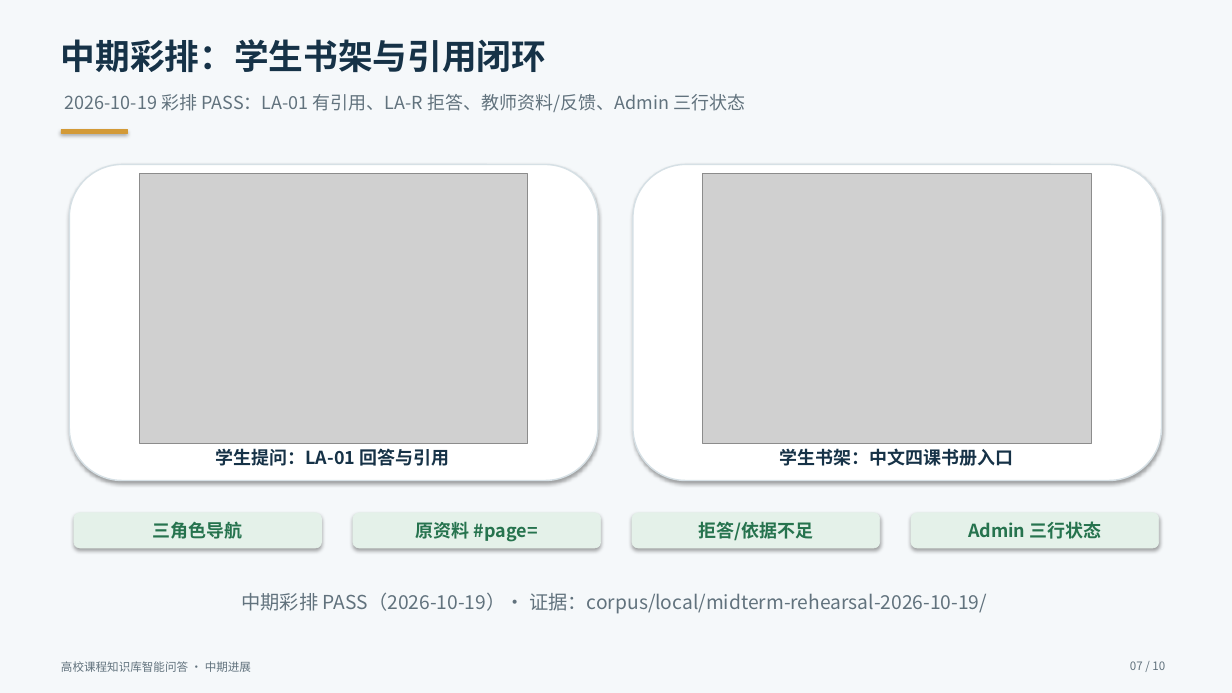
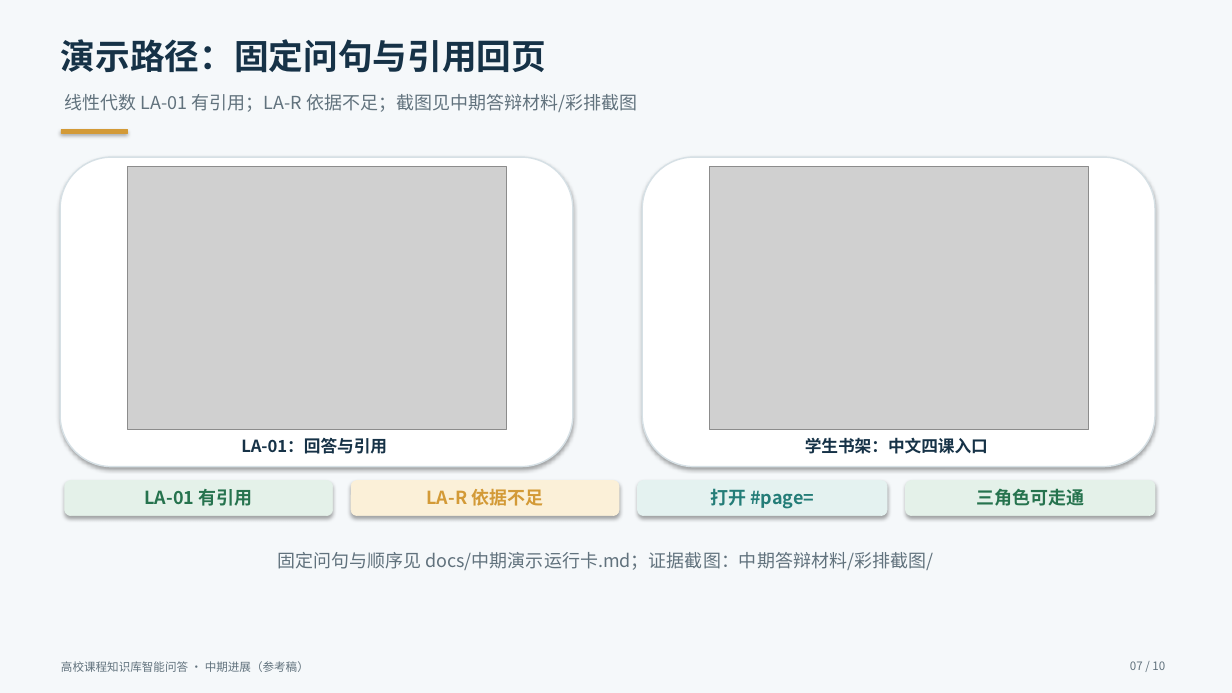
Before and after one commit to lhs1695/univ-course-rag, a slide deck: slide 7 of 中期答辩材料/汇报PPT/中期汇报-v5.pptx. Drawn at 1232x693 pixels with LibreOffice and Linux fonts; fonts in the diff are those of the drawing; grey boxes stand for pictures. Boxes give left, top, right and bottom in pixels: in the first picture for what was removed or moved away, otherwise in the second. Text is boxed around its words. In the diff, an @@ line names an element or a change of style, - is before the commit and + after.

```diff
--- a/中期答辩材料/汇报PPT/中期汇报-v5.pptx
+++ b/中期答辩材料/汇报PPT/中期汇报-v5.pptx
@@ text at [61, 39, 546, 73]: text changed @@
-中期彩排：学生书架与引用闭环
+演示路径：固定问句与引用回页
@@ text at [65, 94, 637, 112]: text changed @@
-2026-10-19 彩排 PASS：LA-01 有引用、LA-R 拒答、教师资料/反馈、Admin 三行状态
+线性代数 LA-01 有引用；LA-R 依据不足；截图见中期答辩材料/彩排截图
@@ rounded rectangle: place and size @@
-rounded rectangle at [69, 165, 598, 481]
+rounded rectangle at [60, 157, 573, 467]
@@ picture: place and size @@
-picture at [140, 174, 528, 444]
+picture at [128, 166, 506, 430]
@@ rounded rectangle: place and size @@
-rounded rectangle at [633, 165, 1162, 481]
+rounded rectangle at [642, 157, 1155, 467]
@@ picture: place and size @@
-picture at [703, 174, 1092, 444]
+picture at [710, 166, 1089, 430]
@@ text at [241, 438, 387, 454]: text changed; size 14 to 13 pt @@
-学生提问：LA-01 回答与引用
+LA-01：回答与引用
@@ text at [805, 437, 988, 454]: text changed; size 14 to 13 pt @@
-学生书架：中文四课书册入口
+学生书架：中文四课入口
@@ rounded rectangle: place and size @@
-rounded rectangle at [74, 513, 322, 548]
+rounded rectangle at [65, 481, 333, 516]
@@ text at [145, 489, 253, 506]: text changed @@
-三角色导航
+LA-01 有引用
@@ rounded rectangle: place and size @@
-rounded rectangle at [353, 513, 601, 548]
+rounded rectangle at [351, 481, 619, 516]
@@ rounded rectangle at [351, 481, 619, 516]: fill #E4F1E9 to #FBF0D8; outline #E4F1E9 0.5 pt to #FBF0D8 0.5 pt @@
@@ text at [427, 489, 544, 506]: text changed; text colour #26734E to #D39A37 @@
-原资料 #page=
+LA-R 依据不足
@@ rounded rectangle: place and size @@
-rounded rectangle at [632, 513, 880, 548]
+rounded rectangle at [638, 481, 887, 516]
@@ rounded rectangle at [638, 481, 887, 516]: fill #E4F1E9 to #E4F2F0; outline #E4F1E9 0.5 pt to #E4F2F0 0.5 pt @@
@@ text at [710, 488, 814, 509]: text changed; text colour #26734E to #247D78 @@
-拒答/依据不足
+打开 #page=
@@ rounded rectangle: place and size @@
-rounded rectangle at [911, 513, 1159, 548]
+rounded rectangle at [906, 481, 1155, 516]
@@ text at [976, 488, 1084, 506]: text changed @@
-Admin 三行状态
+三角色可走通
@@ text at [277, 552, 933, 570]: text changed; size 15 to 14 pt @@
-中期彩排 PASS（2026-10-19）· 证据：corpus/local/midterm-rehearsal-2026-10-19/
+固定问句与顺序见 docs/中期演示运行卡.md；证据截图：中期答辩材料/彩排截图/
@@ text at [61, 661, 309, 672]: text changed @@
-高校课程知识库智能问答 · 中期进展
+高校课程知识库智能问答 · 中期进展（参考稿）
```
Also in this commit, not shown: 6 other slides changed, 3 slides added, 3 slides removed, 6 other files.
